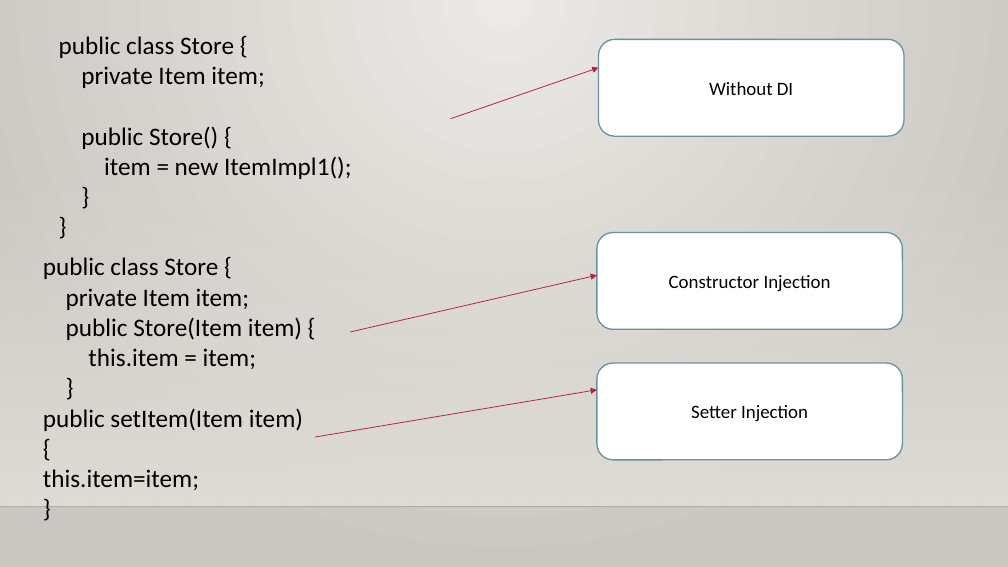
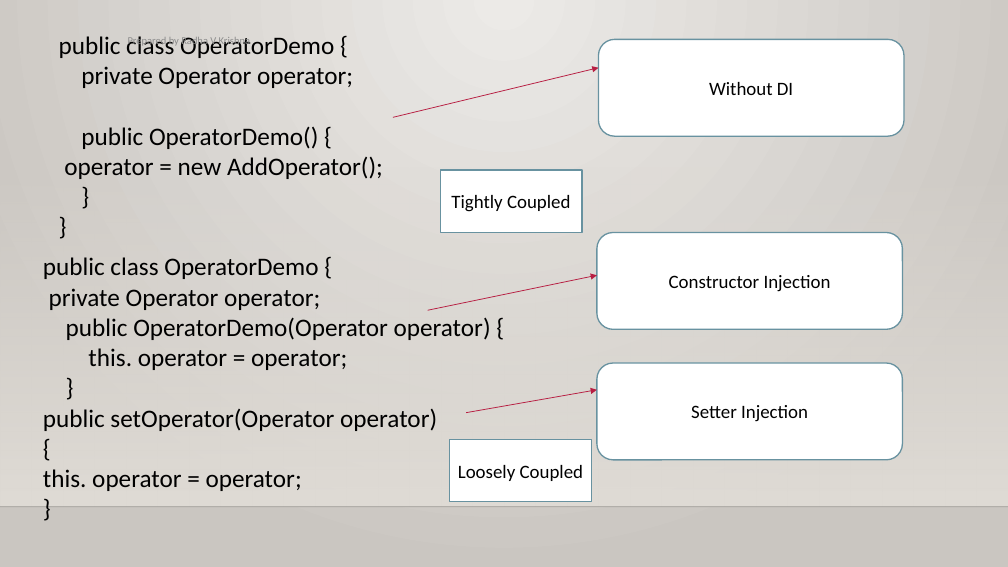
Before and after one commit to jaganspringboot/radhavkrishna1994, a slide deck: slide 6 of Springmaterial/ppts/Java Spring Framework.pptx (slide 7 before the commit). Drawn at 1008x567 pixels with LibreOffice and Linux fonts; fonts in the diff are those of the drawing; background and template pictures are left out. Boxes give left, top, right and bottom in pixels: in the first picture for what was removed or moved away, otherwise in the second. Text is boxed around its words. In the diff, an @@ line names an element or a change of style, - is before the commit and + after.

```diff
--- a/Springmaterial/ppts/Java Spring Framework.pptx
+++ b/Springmaterial/ppts/Java Spring Framework.pptx
@@ text at [59, 36, 383, 179]: text changed @@
-public class Store {
-private Item item;
-public Store() {
-item = new ItemImpl1();
+public class OperatorDemo {
+private Operator operator;
+public OperatorDemo() {
+operator = new AddOperator();
@@ text added at [128, 36, 250, 47], 10 pt, text #8C8C8C @@
+Prepared by Radha V Krishna
@@ arrow moved from (451, 119) - (599, 68) to (393, 117) - (599, 68) @@
@@ rectangle added at [440, 170, 582, 233], fill #FFFFFF, outline #6892A0 1.25 pt, 18 pt, text #000000 @@
+Tightly Coupled
@@ text at [43, 257, 491, 370]: text changed @@
-public class Store {
-private Item item;
-public Store(Item item) {
-this.item = item;
+public class OperatorDemo {
+private Operator operator;
+public OperatorDemo(Operator operator) {
+this. operator = operator;
@@ arrow moved from (351, 332) - (597, 275) to (428, 310) - (597, 275) @@
@@ text at [43, 409, 437, 431]: text changed @@
-public setItem(Item item)
+public setOperator(Operator operator)
@@ arrow moved from (315, 437) - (597, 390) to (467, 413) - (597, 390) @@
@@ rectangle added at [450, 439, 592, 502], fill #FFFFFF, outline #6892A0 1.25 pt, 18 pt, text #000000 @@
+Loosely Coupled
@@ text at [43, 469, 302, 491]: text changed @@
-this.item=item;
+this. operator = operator;
```
Also in this commit, not shown: 9 other slides changed, 7 slides added, 17 slides removed, 3 other files.
